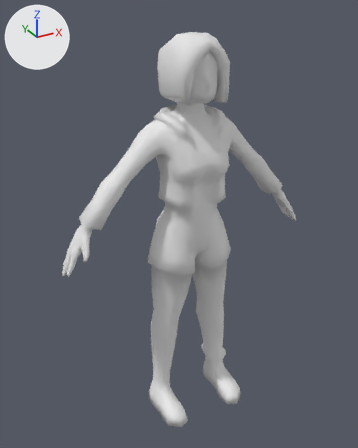
The FBX model Ammo_tango_RM/Assets/Graphics/Meshes/Characters/character4.fbx, before and after one commit.
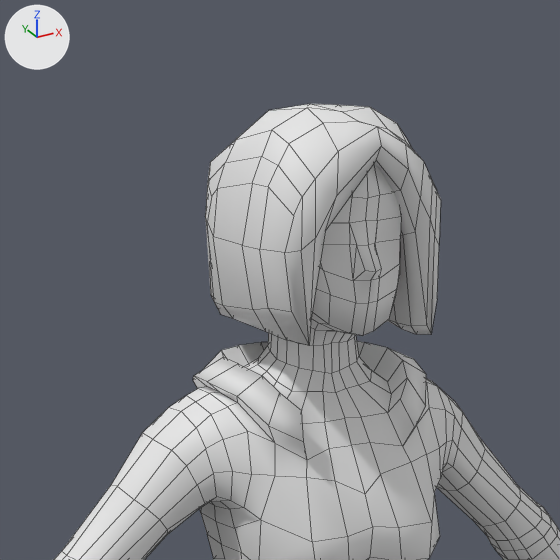
Each version is shown whole from a camera (50 mm lens) standing at (-1.08, -1.859, 1.925) and looking at (-0.046, 0.02, 0.985), then close up on the part from 26% to 74% of the width and 0% to 39% of the height. Lighting does not change. The marker at upper left points along +X, +Y and +Z. The close-ups show mesh edges as thin lines. Where no turn or scale is listed for an object, it has been applied to the vertices.

The first close-up shows 'character001'.
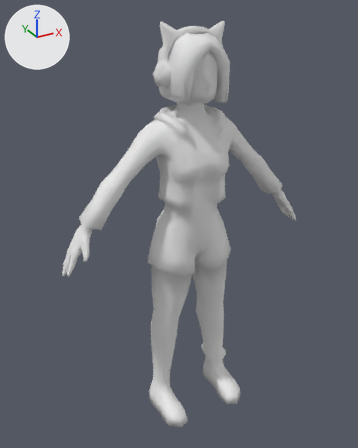
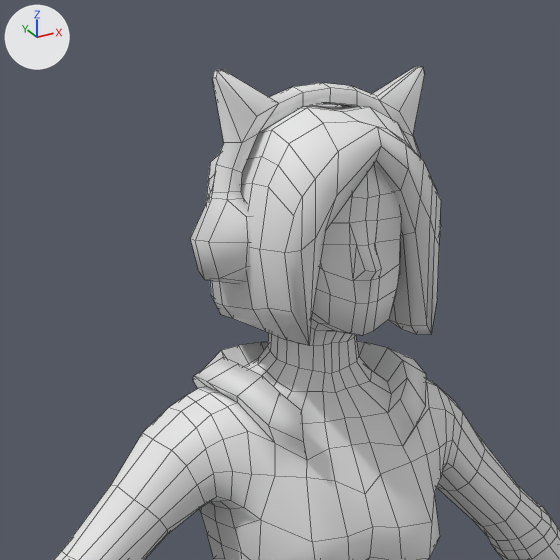
What differs and where, as boxes [x1, y1, x2, y2] in the close-ups (560 x 560 px):
'character001', reshaped
    before: [54, 104, 560, 560]
    after: [54, 66, 560, 560]
part 1 of me_cube_001, added
    after: [190, 66, 441, 283]

Diff of the bpy script that builds the scene:
```diff
--- a/Ammo_tango_RM/Assets/Graphics/Meshes/Characters/character4.fbx.py
+++ b/Ammo_tango_RM/Assets/Graphics/Meshes/Characters/character4.fbx.py
@@ me_cube_001 @@
 # used by ob_character001; location = (0.0, 0.0, 0.0)
-me_cube_001.from_pydata(...)  # 1670 vertices, 1677 faces; spans x -0.63..0.63, y -0.23..0.17, z 0.0..1.83
+me_cube_001.from_pydata(...)  # 1812 vertices, 1817 faces; spans x -0.63..0.63, y -0.23..0.17, z 0.0..1.87
+# me_cube_001 part 1: a new loose piece of 142 vertices spanning x -0.18..0.18, y -0.07..0.04, z 1.62..1.87, in mat_material_003 (white #e7e7e7)
 me_cube_001.materials.append(mat_material_003)
```
